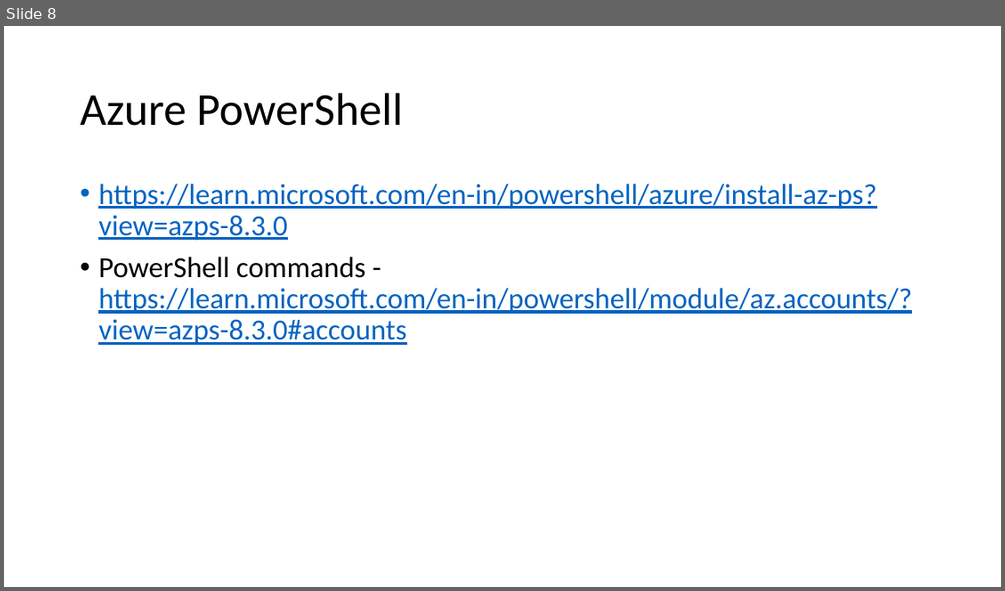
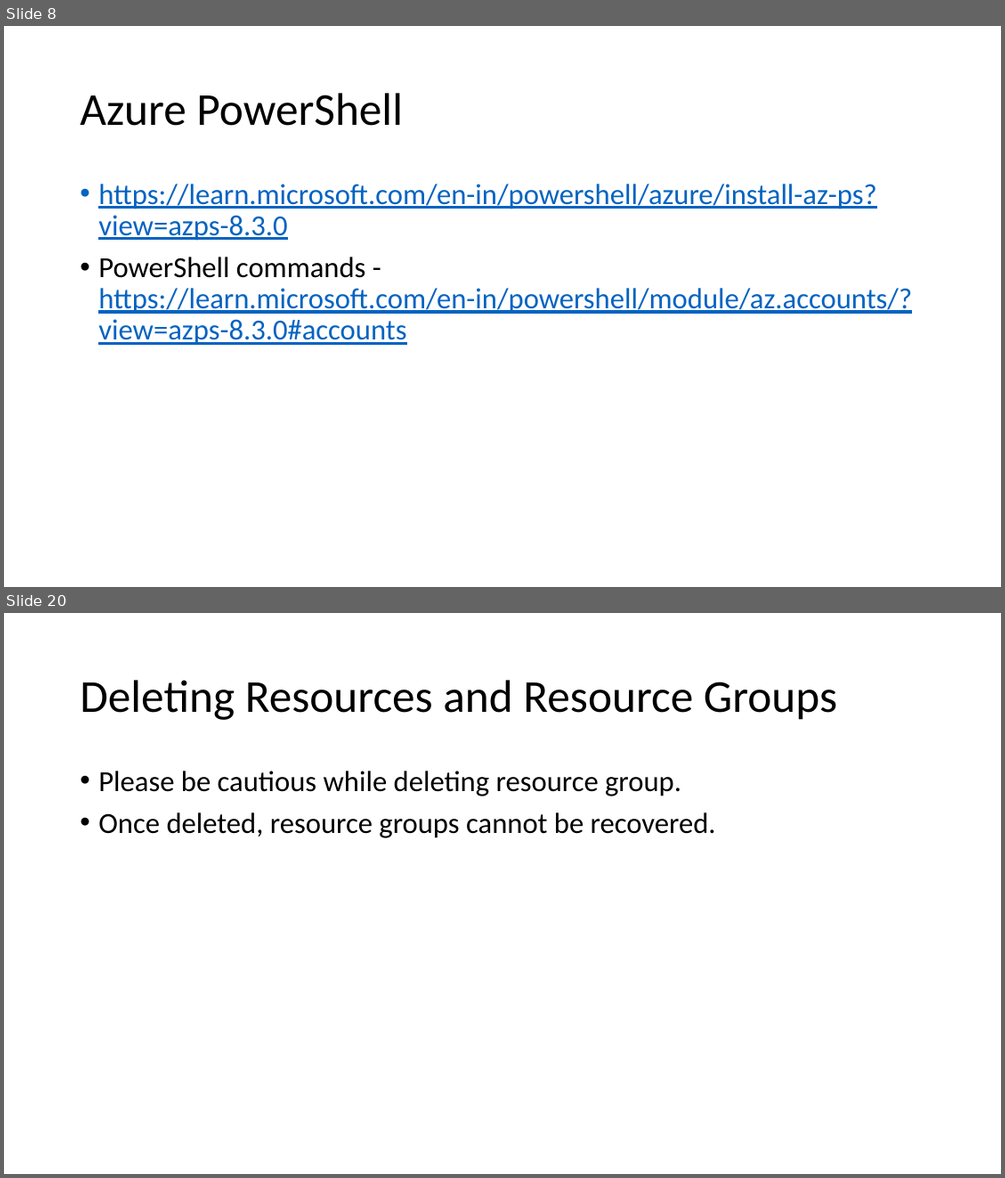
Before and after one commit to ayushrathi15/03June-AZ104, a slide deck: Azure Administration.pptx. Shown one above the other, each under a label of ours: slide 8 before the commit, slides 8 and 20 after it; the slides between them are not shown. The pictures are 1005x591 and 1005x1178 pixels, drawn with LibreOffice and Linux fonts; fonts in the diff are those of the drawing. Boxes give left, top, right and bottom in pixels: in the first picture for what was removed or moved away, otherwise in the second. Text is boxed around its words. In the diff, an @@ line names an element or a change of style, - is before the commit and + after.

```diff
--- a/Azure Administration.pptx
+++ b/Azure Administration.pptx
@@ slide 20 added at box(4, 613, 1001, 1174), background #FFFFFF @@
@@ title added at box(80, 680, 837, 720), 44 pt, text #000000 @@
+Deleting Resources and Resource Groups
@@ text added at box(98, 771, 716, 838), 28 pt, text #000000 @@
+• Please be cautious while deleting resource group.
+• Once deleted, resource groups cannot be recovered.
```
Also in this commit, not shown: 11 other slides added.
